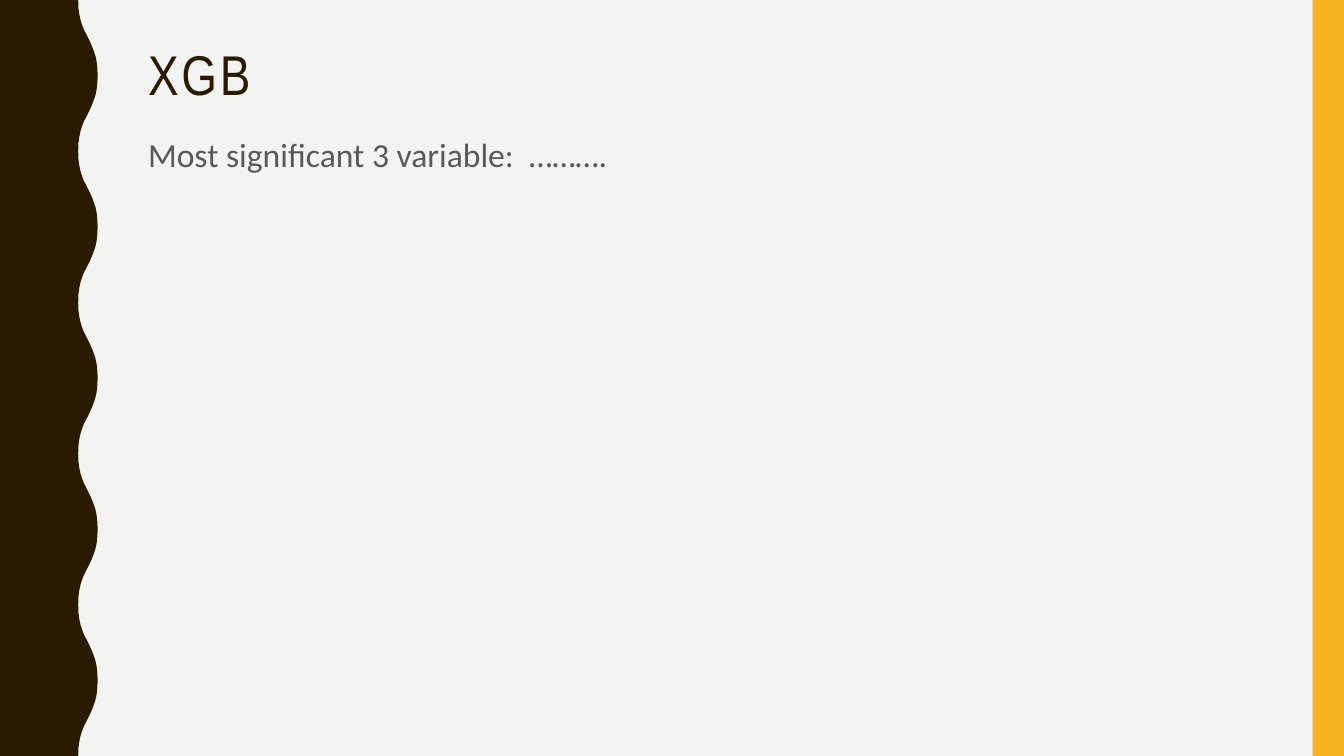
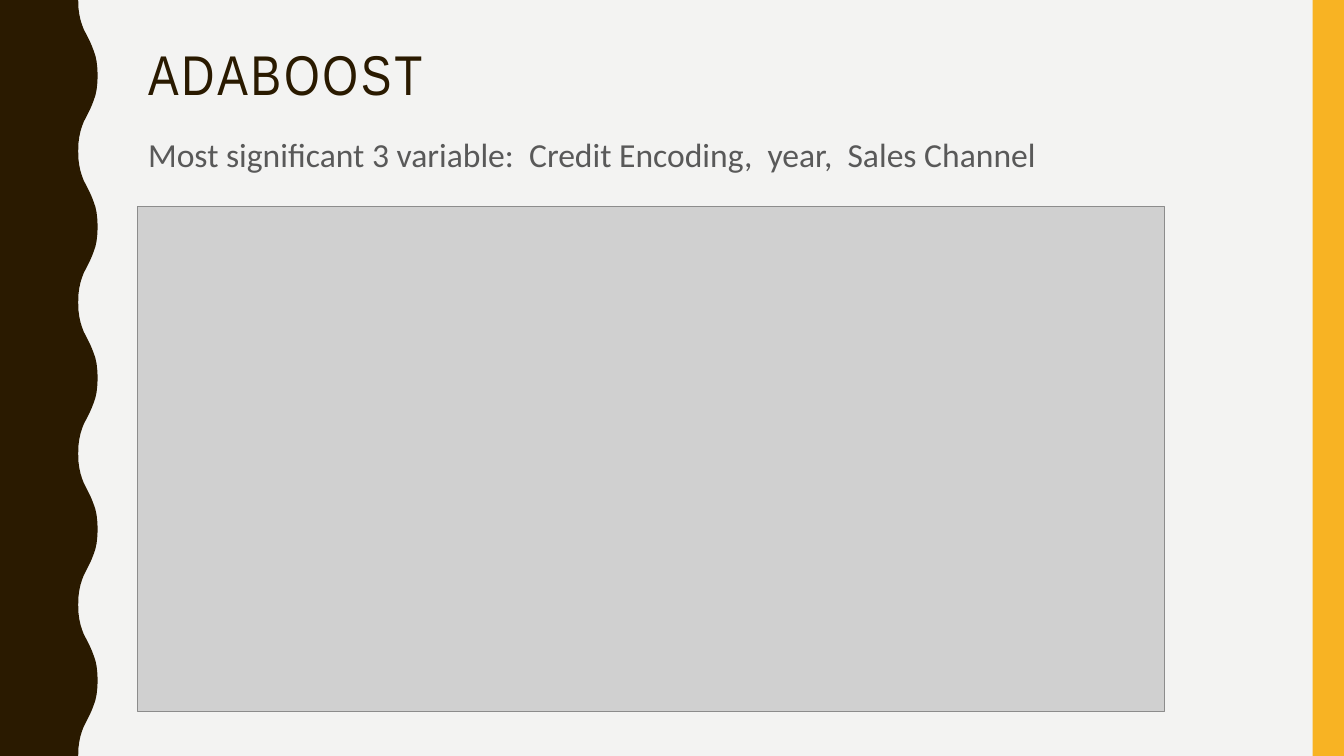
Before and after one commit to TZstatsADS/Spring2019-Proj5-grp4, a slide deck: slide 11 of doc/project5 ppt.pptx (slide 7 before the commit). Drawn at 1344x756 pixels with LibreOffice and Linux fonts; fonts in the diff are those of the drawing; grey boxes stand for pictures. Boxes give left, top, right and bottom in pixels: in the first picture for what was removed or moved away, otherwise in the second. Text is boxed around its words. In the diff, an @@ line names an element or a change of style, - is before the commit and + after.

```diff
--- a/doc/project5 ppt.pptx
+++ b/doc/project5 ppt.pptx
@@ title at bbox=[148, 56, 422, 96]: text changed @@
-XGB
+ADABOOST
@@ text at bbox=[148, 143, 1035, 173]: text changed @@
-Most significant 3 variable: ……….
+Most significant 3 variable: Credit Encoding, year, Sales Channel
@@ picture added at bbox=[138, 207, 1165, 712] @@
```
Also in this commit, not shown: 3 other slides changed, 2 slides added, 1 slide removed, 2 other files.
